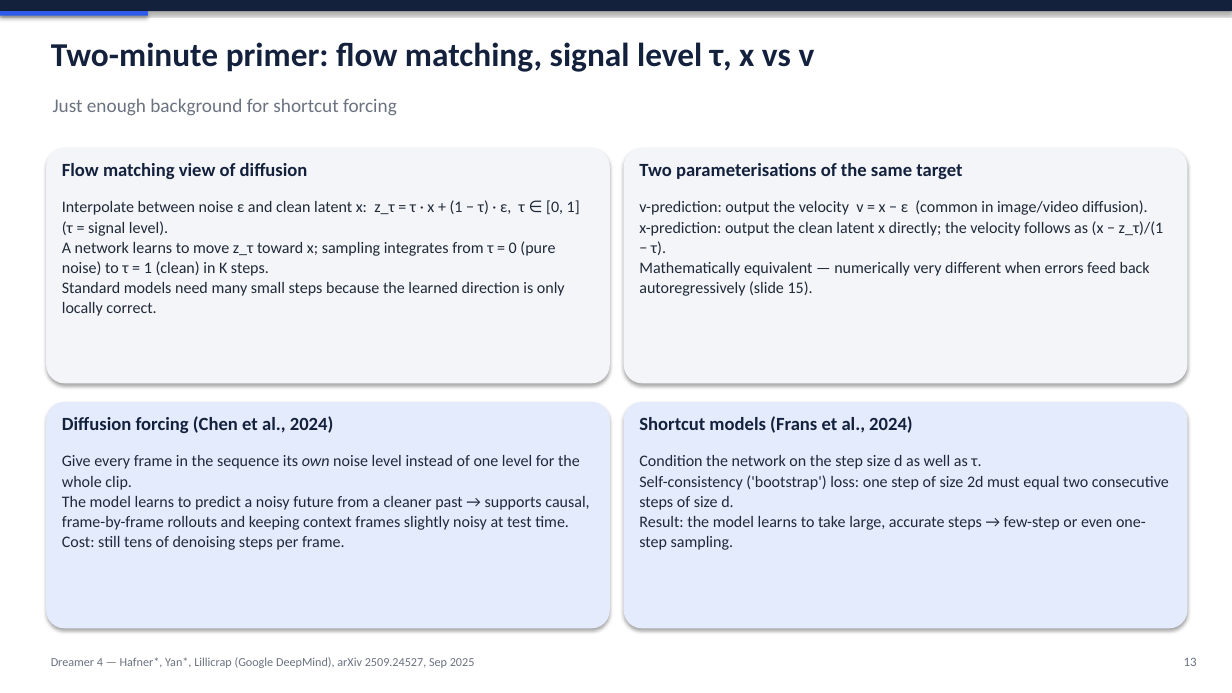
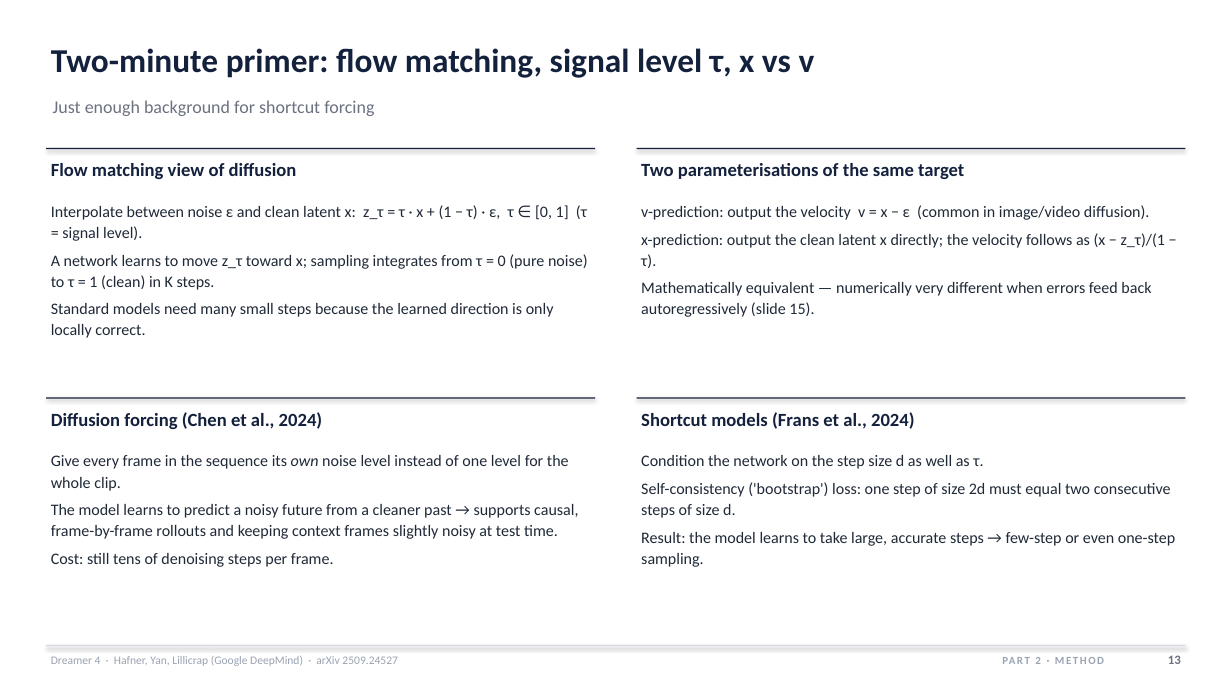
Before and after one commit to HarmannBitte/Dreamer-4, a slide deck: slide 13 of presentation/Dreamer4_Deep_Dive.pptx. Drawn at 1232x693 pixels with LibreOffice and Linux fonts; fonts in the diff are those of the drawing. Boxes give left, top, right and bottom in pixels: in the first picture for what was removed or moved away, otherwise in the second. Text is boxed around its words. In the diff, an @@ line names an element or a change of style, - is before the commit and + after.

```diff
--- a/presentation/Dreamer4_Deep_Dive.pptx
+++ b/presentation/Dreamer4_Deep_Dive.pptx
@@ rectangle removed at (x1=0, y1=0, x2=1232, y2=11) @@
@@ rectangle removed at (x1=0, y1=11, x2=148, y2=16) @@
@@ text "Two-minute primer: flow matching, signal ..." moved from (x1=51, y1=42, x2=815, y2=72) to (x1=51, y1=48, x2=815, y2=78) @@
@@ text "Just enough background for shortcut ..." at (x1=53, y1=100, x2=374, y2=116): size 15 to 14 pt @@
@@ rounded rectangle removed at (x1=46, y1=148, x2=610, y2=384) @@
@@ rectangle added at (x1=46, y1=148, x2=595, y2=149), fill #14213D @@
@@ rounded rectangle removed at (x1=624, y1=148, x2=1188, y2=384) @@
@@ rectangle added at (x1=637, y1=148, x2=1186, y2=149), fill #14213D @@
@@ text "Flow matching view of diffusion" moved from (x1=62, y1=163, x2=308, y2=179) to (x1=51, y1=163, x2=297, y2=179) @@
@@ text "Interpolate between noise ε and ..." moved from (x1=62, y1=200, x2=580, y2=316) to (x1=51, y1=205, x2=588, y2=338) @@
@@ text "Diffusion forcing (Chen et al., ..." moved from (x1=62, y1=416, x2=334, y2=433) to (x1=51, y1=412, x2=323, y2=429) @@
@@ rounded rectangle removed at (x1=46, y1=402, x2=610, y2=628) @@
@@ rectangle added at (x1=46, y1=397, x2=595, y2=398), fill #14213D @@
@@ rounded rectangle removed at (x1=624, y1=402, x2=1188, y2=628) @@
@@ text "Shortcut models (Frans et al., ..." moved from (x1=639, y1=416, x2=913, y2=433) to (x1=641, y1=412, x2=915, y2=429) @@
@@ rectangle added at (x1=637, y1=397, x2=1186, y2=398), fill #14213D @@
@@ line spacing 1.05 to 1.1; more space between paragraphs in 4 elements at (x1=641, y1=205, x2=1166, y2=317), (x1=51, y1=205, x2=588, y2=338), (x1=641, y1=455, x2=1175, y2=567), (x1=51, y1=455, x2=578, y2=567) @@
@@ text "Give every frame in the ..." moved from (x1=62, y1=455, x2=589, y2=550) to (x1=51, y1=455, x2=578, y2=567) @@
@@ rectangle added at (x1=46, y1=645, x2=1186, y2=646), fill #D3D8E2 @@
@@ text at (x1=51, y1=656, x2=398, y2=666): text changed; size 9.5 to 9 pt; text colour #6B7280 to #9AA3B2 @@
-Dreamer 4 — Hafner*, Yan*, Lillicrap (Google DeepMind), arXiv 2509.24527, Sep 2025
+Dreamer 4 · Hafner, Yan, Lillicrap (Google DeepMind) · arXiv 2509.24527
@@ text added at (x1=1035, y1=657, x2=1041, y2=664), 8.5 pt, text #9AA3B2, bold @@
+PART 2 · METHOD
@@ text "13" at (x1=1168, y1=655, x2=1181, y2=664): bold on @@
```
Also in this commit, not shown: 38 other slides changed, 6 other files.
